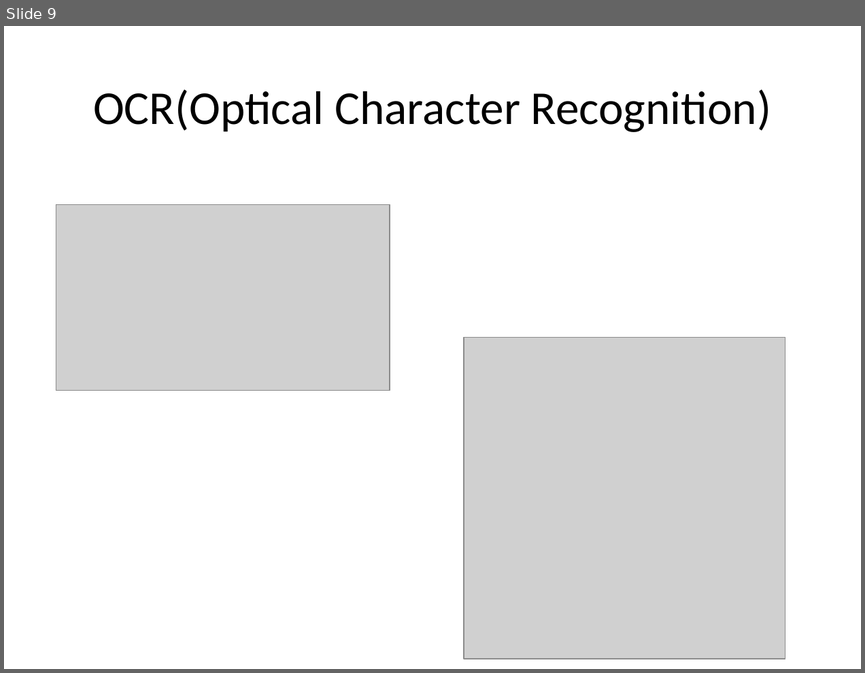
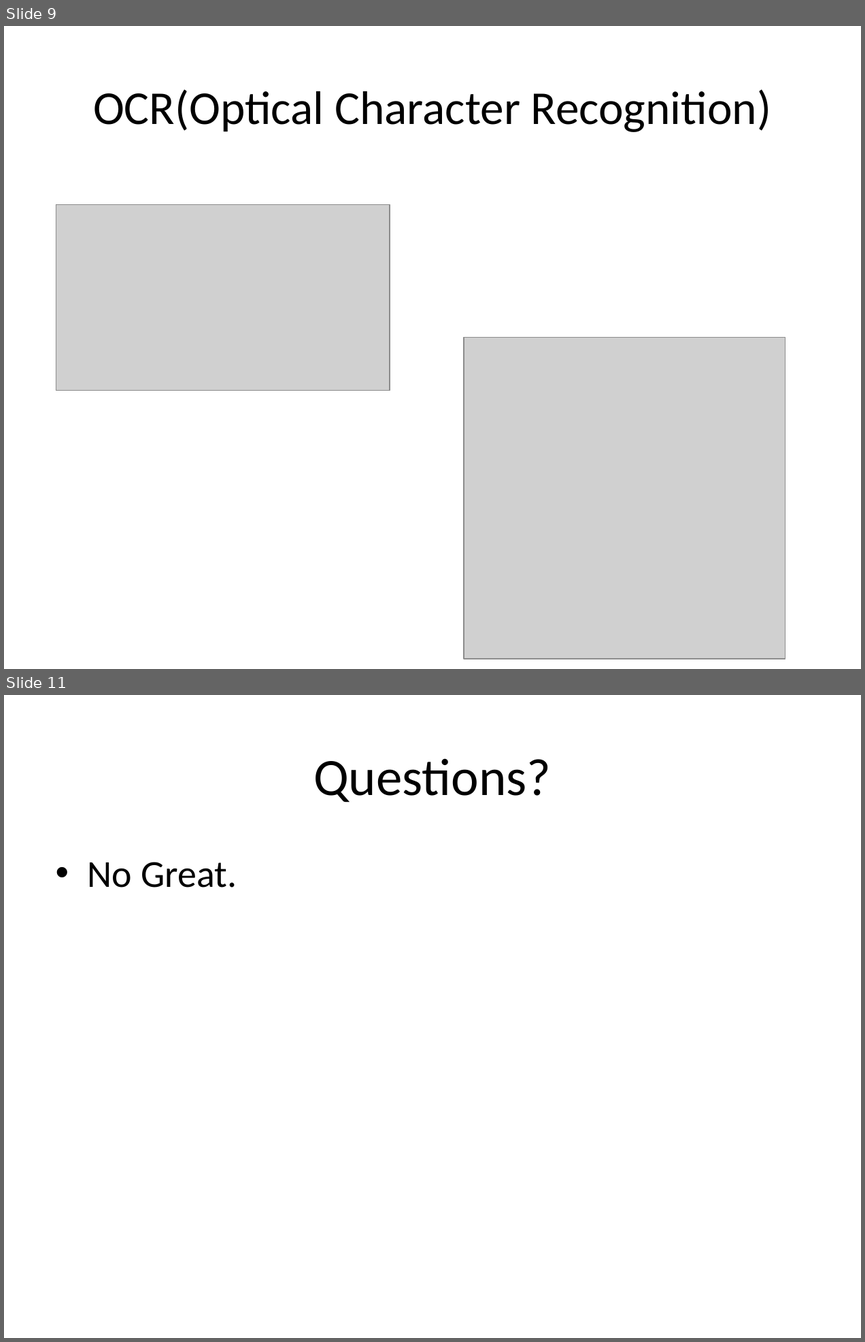
Before and after one commit to MichaelKane428/ImageProcessing, a slide deck: imagePro.pptx. Shown one above the other, each under a label of ours: slide 9 before the commit, slides 9 and 11 after it; the slides between them are not shown. The pictures are 865x673 and 865x1342 pixels, drawn with LibreOffice and Linux fonts; fonts in the diff are those of the drawing; grey boxes stand for pictures. Boxes give left, top, right and bottom in pixels: in the first picture for what was removed or moved away, otherwise in the second. Text is boxed around its words. In the diff, an @@ line names an element or a change of style, - is before the commit and + after.

```diff
--- a/imagePro.pptx
+++ b/imagePro.pptx
@@ slide 11 added at bbox=[4, 695, 861, 1338], background #FFFFFF @@
@@ title added at bbox=[313, 758, 551, 802], 44 pt, text #000000 @@
+Questions?
@@ text added at bbox=[88, 862, 237, 887], 32 pt, text #000000 @@
+• No Great.
```
Also in this commit, not shown: 4 slides changed, 1 other slide added, 1 slide removed, 2 other files.
